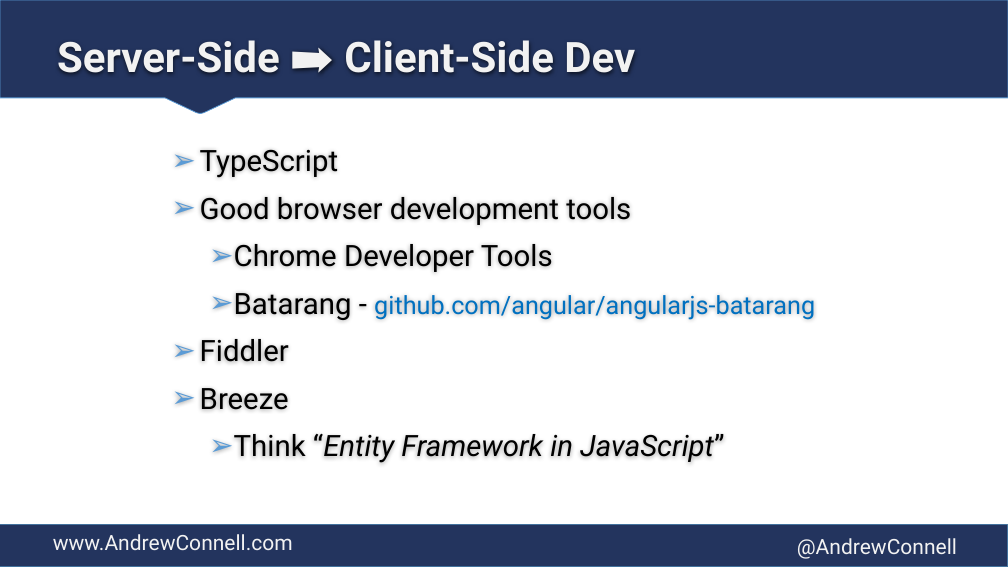
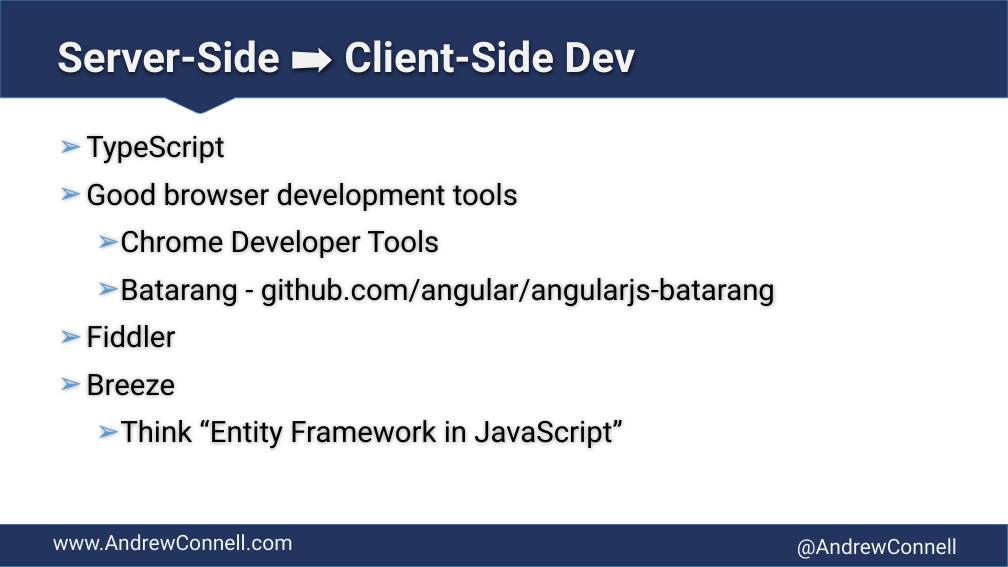
Before and after one commit to andrewconnell/pres-sp15app-ng-spa, a slide deck: slide 11 of presentation.pptx. Drawn at 1008x567 pixels with LibreOffice and Linux fonts; fonts in the diff are those of the drawing. Boxes give left, top, right and bottom in pixels: in the first picture for what was removed or moved away, otherwise in the second. Text is boxed around its words. In the diff, an @@ line names an element or a change of style, - is before the commit and + after.

```diff
--- a/presentation.pptx
+++ b/presentation.pptx
@@ text "TypeScript": place and size @@
-text "TypeScript" at bbox=[200, 149, 815, 463]
+text "TypeScript" at bbox=[86, 135, 775, 449]
@@ text at bbox=[120, 278, 775, 449]: size 24 to 28 pt, text colour #0070C0 to #000000 in "github.com/angular/angularjs-batarang"; italic off in "“Entity Framework in JavaScript”" @@
```
Also in this commit, not shown: 4 other slides changed, 3 other files.
